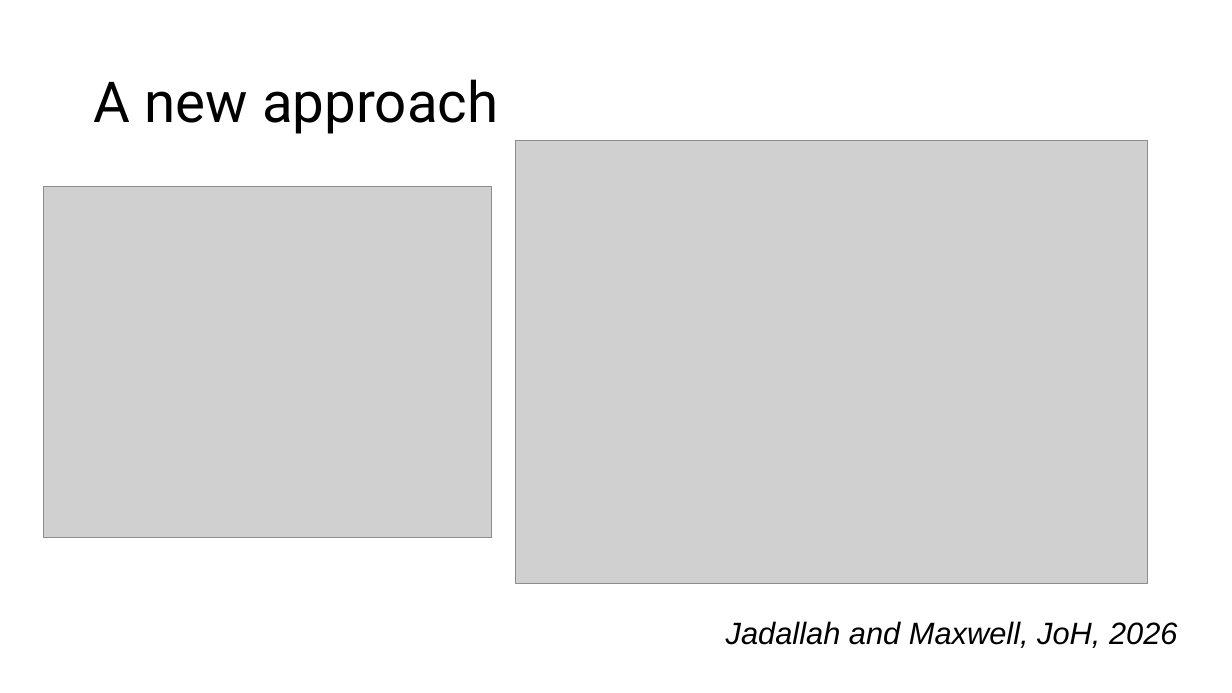
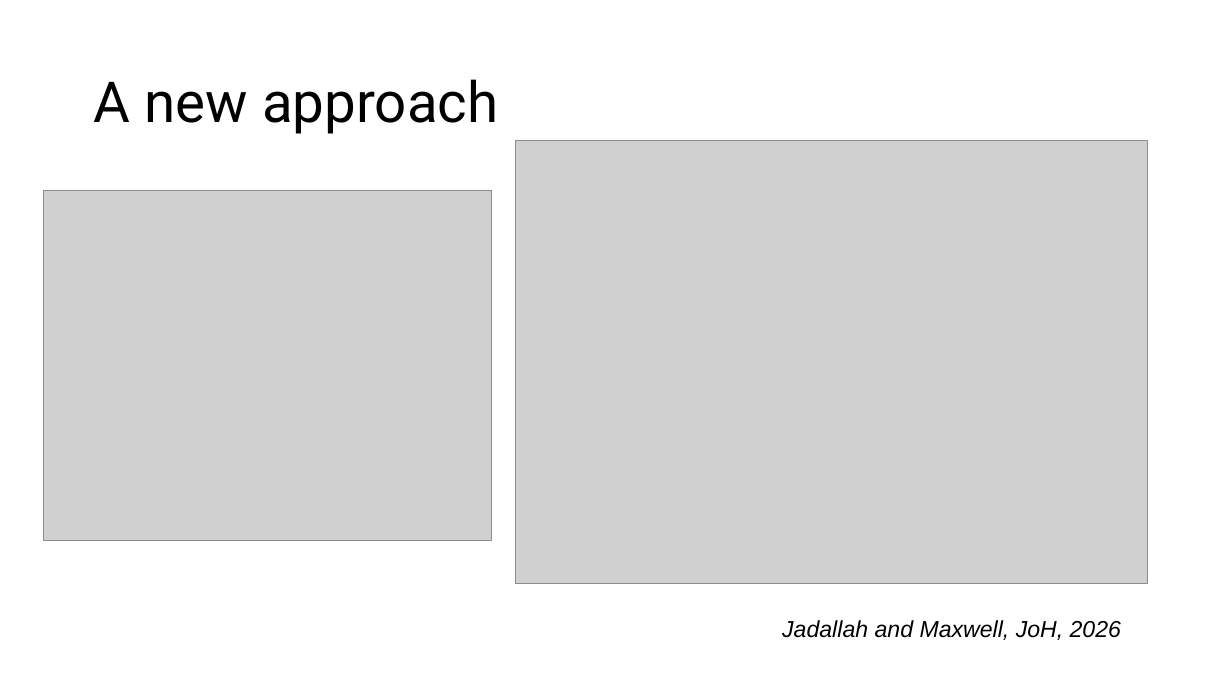
Before and after one commit to ParFlowCommunity/ParFlow-Online-Course, a slide deck: slide 6 of lectures/第12讲谈一谈ParFlow建模中的spin-up/第12讲谈一谈ParFlow建模中的spin-up.pptx. Drawn at 1232x693 pixels with LibreOffice and Linux fonts; fonts in the diff are those of the drawing; grey boxes stand for pictures. Boxes give left, top, right and bottom in pixels: in the first picture for what was removed or moved away, otherwise in the second. Text is boxed around its words. In the diff, an @@ line names an element or a change of style, - is before the commit and + after.

```diff
--- a/lectures/第12讲谈一谈ParFlow建模中的spin-up/第12讲谈一谈ParFlow建模中的spin-up.pptx
+++ b/lectures/第12讲谈一谈ParFlow建模中的spin-up/第12讲谈一谈ParFlow建模中的spin-up.pptx
@@ picture: place and size @@
-picture at [43, 187, 491, 537]
+picture at [43, 190, 491, 541]
@@ text "Jadallah and Maxwell, JoH, 2026" at [782, 620, 1121, 640]: size 24 to 18 pt @@
```
Also in this commit, not shown: 1 other slide changed, 1 slide added, 1 slide removed.
